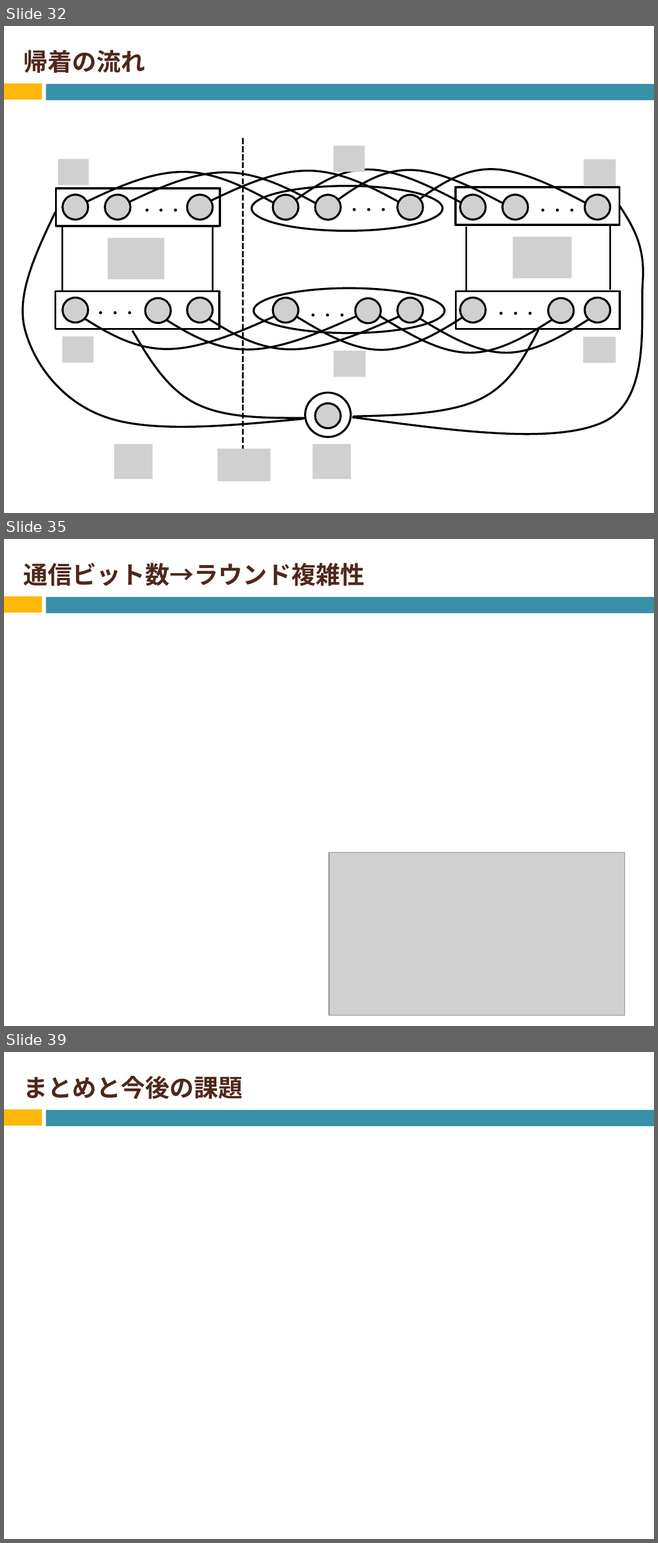
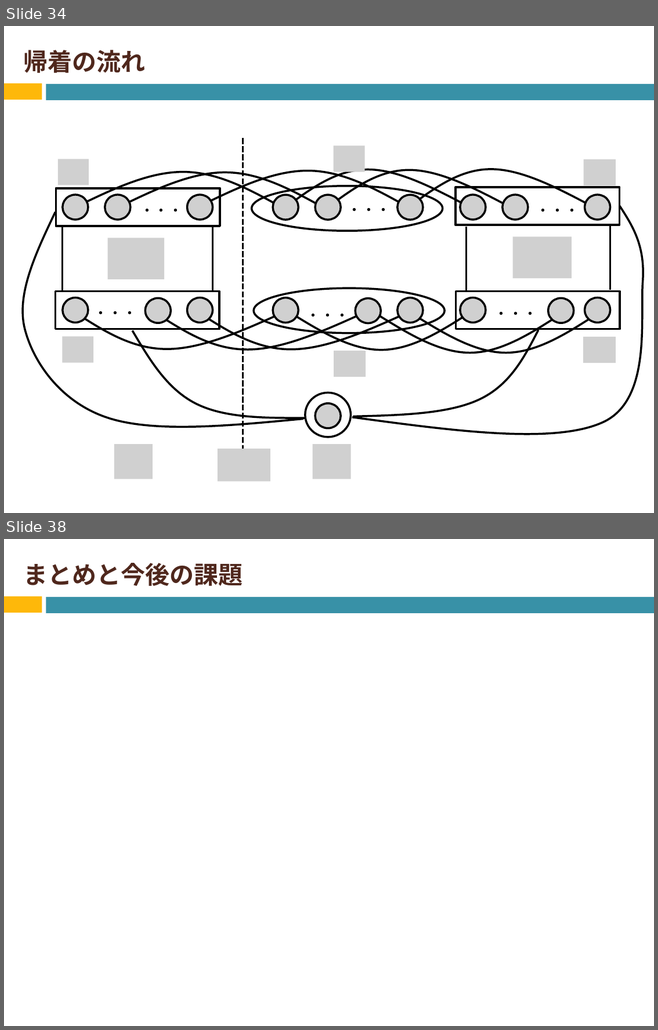
Before and after one commit to Izulabo-nitech/Distributed_Complexity_of_k-Maximal_Independent_Set_Verification, a slide deck: LAsy/LA用発表資料.pptx. Shown one above the other, each under a label of ours: slides 32, 35 and 39 before the commit, slides 34 and 38 after it; the slides between them are not shown. The pictures are 658x1543 and 658x1030 pixels, drawn with LibreOffice and Linux fonts; fonts in the diff are those of the drawing; grey boxes stand for pictures. Boxes give left, top, right and bottom in pixels: in the first picture for what was removed or moved away, otherwise in the second. Text is boxed around its words. In the diff, an @@ line names an element or a change of style, - is before the commit and + after.

```diff
--- a/LAsy/LA用発表資料.pptx
+++ b/LAsy/LA用発表資料.pptx
@@ slide 35 removed at box(4, 539, 654, 1026), background #FFFFFF; not listed: 2 template elements that a slide beside it also shows @@
@@ title removed at box(23, 563, 364, 586) @@
-通信ビット数→ラウンド複雑性
@@ picture removed at box(329, 853, 625, 1016) @@
@@ what was slide 32 is now slide 34 @@
@@ what was slide 39 is now slide 38 @@
```
Also in this commit, not shown: 4 slides changed, 4 slides added, 1 other slide removed.
